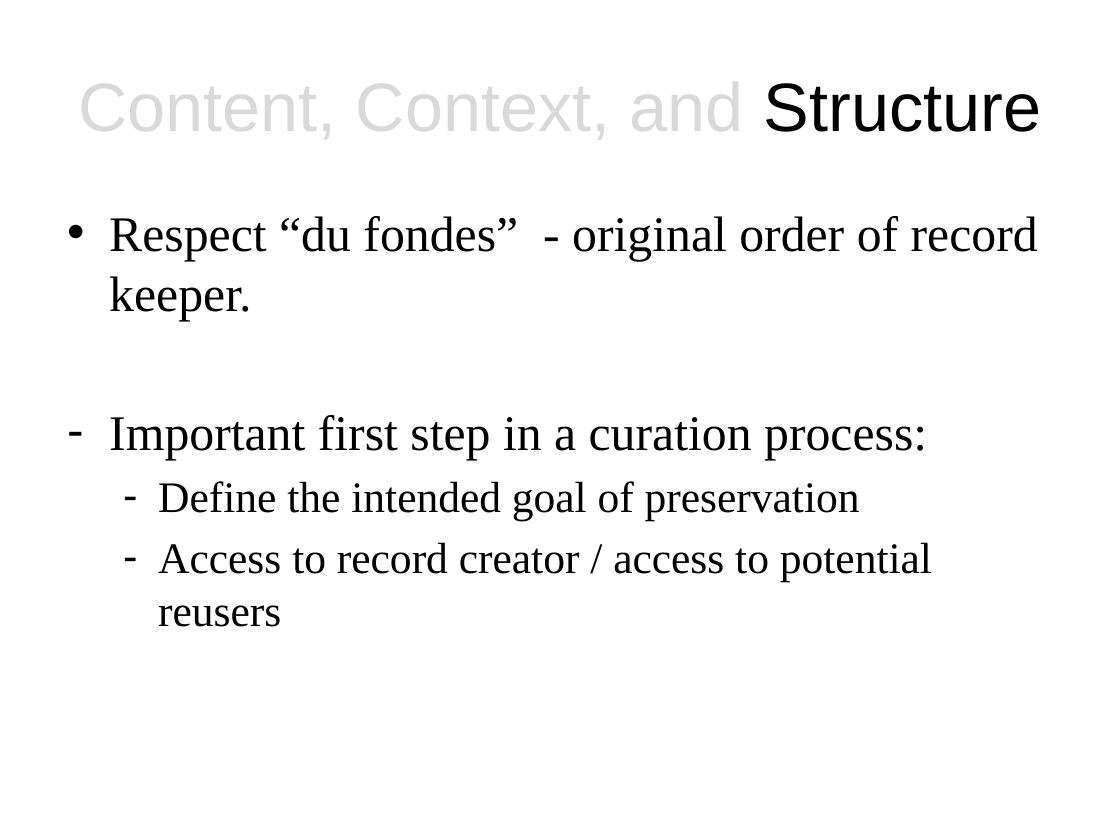
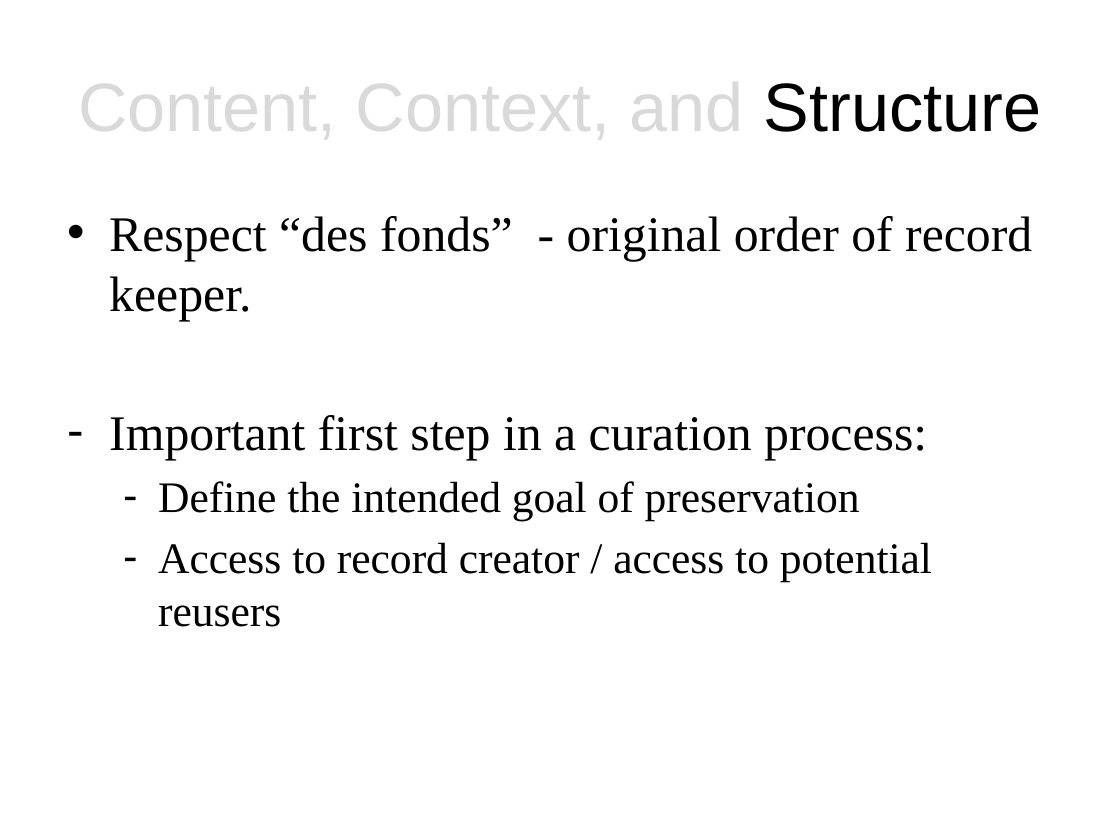
Before and after one commit to DataCurationWorkshop/HongKongCurationWorkshop, a slide deck: slide 5 of Day_1/Lectures/Day_1_Lecture_Arch.pptx. Drawn at 1120x840 pixels with LibreOffice and Linux fonts; fonts in the diff are those of the drawing; background and template pictures are left out. Boxes give left, top, right and bottom in pixels: in the first picture for what was removed or moved away, otherwise in the second. Text is boxed around its words. In the diff, an @@ line names an element or a change of style, - is before the commit and + after.

```diff
--- a/Day_1/Lectures/Day_1_Lecture_Arch.pptx
+++ b/Day_1/Lectures/Day_1_Lecture_Arch.pptx
@@ text at [109,216,1032,321]: text changed @@
-• Respect “du fondes” - original order of record keeper.
+• Respect “des fonds” - original order of record keeper.
```
Also in this commit, not shown: 1 other slide changed, 1 slide added, 1 slide removed, 1 other file.
